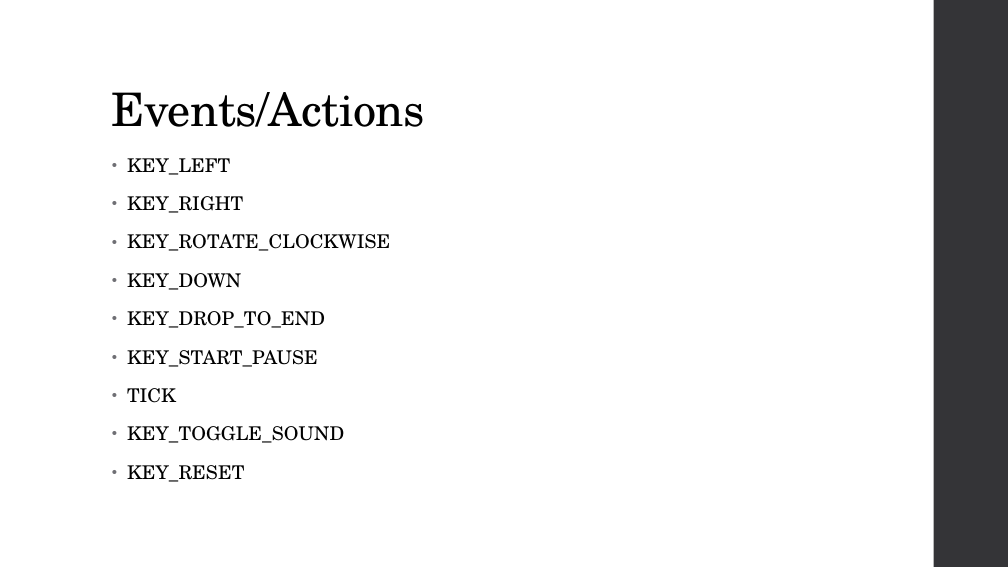
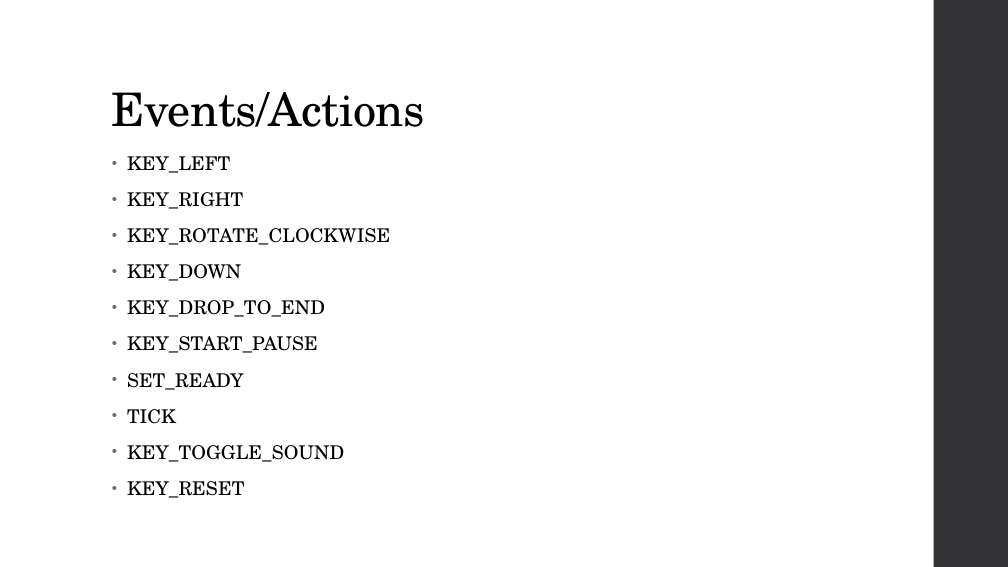
Before and after one commit to DerekJi/ngtetris, a slide deck: slide 10 of docs/system-design.pptx. Drawn at 1008x567 pixels with LibreOffice and Linux fonts; fonts in the diff are those of the drawing. Boxes give left, top, right and bottom in pixels: in the first picture for what was removed or moved away, otherwise in the second. Text is boxed around its words. In the diff, an @@ line names an element or a change of style, - is before the commit and + after.

```diff
--- a/docs/system-design.pptx
+++ b/docs/system-design.pptx
@@ text at (127,156,390,498): line spacing 0.95 to 0.85 @@
@@ text at (127,373,244,390): paragraph added @@
+• SET_READY
```
Also in this commit, not shown: 1 other slide changed, 1 other file.
